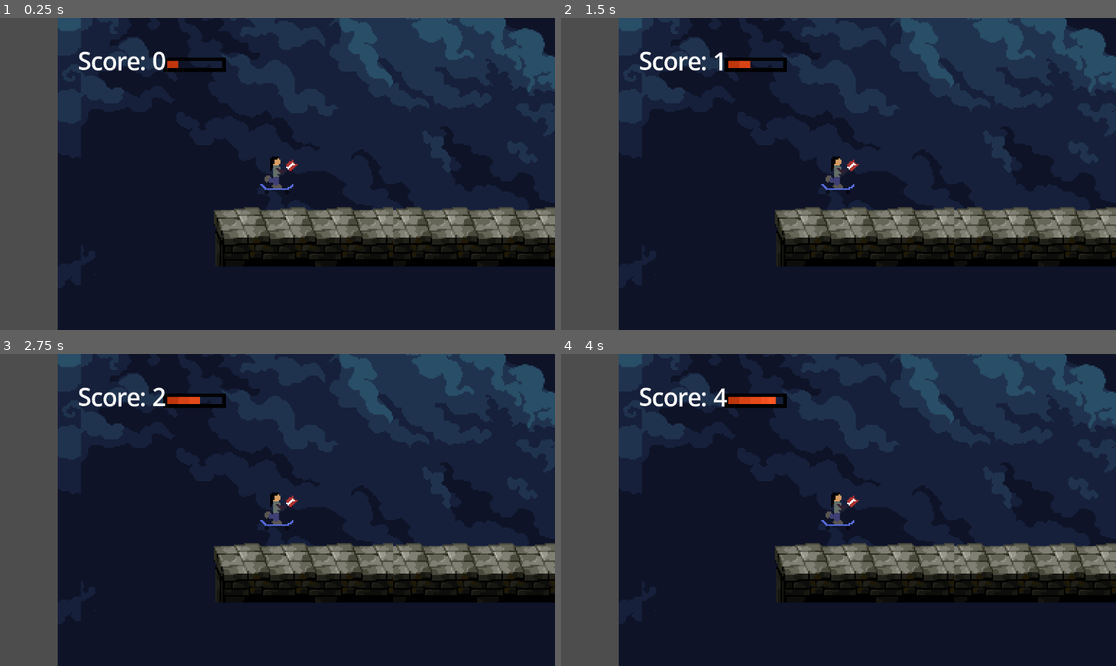
Above: before the commit, frames 1-4 (two rows, left to right).
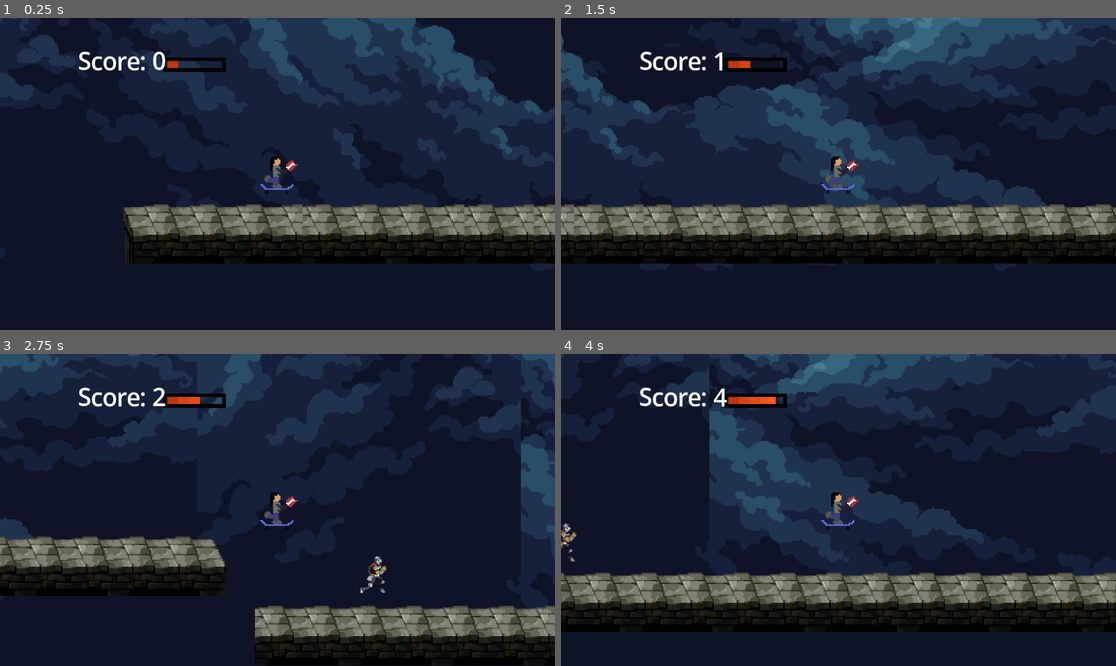
Above: after the commit, the same moments.

Repository: DarkgreenStripes/skateSlash
Game: Godot game, scene res://scenes/main.tscn
The game is run twice, just before and just after one commit, with the same random seed, the same clock (stepped at 60 frames per second) and the same inputs.
Inputs:
- Up to frame 1 (0.25 s): no input
- Up to frame 2 (1.5 s): tap F (Activate_flow) at 0.6, 1.35 s; tap Space (jump) at 0.77 s
- Up to frame 3 (2.75 s): tap Space (jump) at 1.52 s; tap F (Activate_flow) at 2.1 s
- Up to frame 4 (4 s): tap F (Activate_flow) at 2.85, 3.6 s; tap Space (jump) at 3.02, 3.77 s

The runs differ from the first frame. In frame 1, 27% of the frame differs, in the area x 0-100%, y 0-100%; in frame 2, 35%; in frame 3, 42%; in frame 4, 44%.

Commit message:
added mob and into player damage when hit

Diff:
--- /dev/null
+++ b/assets/scripts/mob.gd
@@ -0,0 +1,19 @@
+extends RigidBody2D
+
+var damage_taken_m:= 0
+var damage_dealt_m:= 10
+var health:= 100
+
+@onready var character = get_node("../player")
+
+# Called when the node enters the scene tree for the first time.
+func _ready() -> void:
+	$AnimatedSprite2D.play("run")
+
+# Called every frame. 'delta' is the elapsed time since the previous frame.
+func _process(delta: float) -> void:
+	pass
+
+
+func _on_visible_on_screen_notifier_2d_screen_exited() -> void:
+	queue_free()
--- a/assets/scripts/player.gd
+++ b/assets/scripts/player.gd
@@ -1,8 +1,19 @@
 extends CharacterBody2D
+signal hit
 
 
+@export var health_p:= 100
+@export var damage_dealt_p:= 50
 var SPEED = 250.0
 var JUMP_VELOCITY = -200.0
+
+@onready var mob = get_node("../mob")
+@onready var damage_taken_p = mob.damage_dealt_m
+
+var screen_size
+
+func _ready() -> void:
+	screen_size = get_viewport_rect().size
 
 
 func _physics_process(delta: float) -> void:
@@ -18,3 +29,11 @@
 	velocity.x = SPEED
 
 	move_and_slide()
+
+
+func _on_area_2d_body_entered(body: Node2D) -> void:
+	health_p -= damage_taken_p
+	print(health_p)
+	hit.emit()
+	# disables collision
+	$Area2D/body.set_deferred("disabled", true)
--- a/scenes/enemy.tscn
+++ /dev/null
@@ -1,86 +0,0 @@
-[gd_scene format=3 uid="uid://dstojax6egb6b"]
-
-[ext_resource type="Texture2D" uid="uid://crxhhi4n233cy" path="res://assets/sprites/FreeKnight_v1/Colour2/NoOutline/120x80_PNGSheets/_Run.png" id="1_7p1mj"]
-
-[sub_resource type="AtlasTexture" id="AtlasTexture_md0e3"]
-atlas = ExtResource("1_7p1mj")
-region = Rect2(0, 0, 120, 80)
-
-[sub_resource type="AtlasTexture" id="AtlasTexture_4ra3w"]
-atlas = ExtResource("1_7p1mj")
-region = Rect2(120, 0, 120, 80)
-
-[sub_resource type="AtlasTexture" id="AtlasTexture_5uy6h"]
-atlas = ExtResource("1_7p1mj")
-region = Rect2(240, 0, 120, 80)
-
-[sub_resource type="AtlasTexture" id="AtlasTexture_c4w8v"]
-atlas = ExtResource("1_7p1mj")
-region = Rect2(360, 0, 120, 80)
-
-[sub_resource type="AtlasTexture" id="AtlasTexture_xwavj"]
-atlas = ExtResource("1_7p1mj")
-region = Rect2(480, 0, 120, 80)
-
-[sub_resource type="AtlasTexture" id="AtlasTexture_nenq2"]
-atlas = ExtResource("1_7p1mj")
-region = Rect2(600, 0, 120, 80)
-
-[sub_resource type="AtlasTexture" id="AtlasTexture_md484"]
-atlas = ExtResource("1_7p1mj")
-region = Rect2(720, 0, 120, 80)
-
-[sub_resource type="AtlasTexture" id="AtlasTexture_ipns3"]
-atlas = ExtResource("1_7p1mj")
-region = Rect2(840, 0, 120, 80)
-
-[sub_resource type="AtlasTexture" id="AtlasTexture_8qclf"]
-atlas = ExtResource("1_7p1mj")
-region = Rect2(960, 0, 120, 80)
-
-[sub_resource type="AtlasTexture" id="AtlasTexture_w8i8w"]
-atlas = ExtResource("1_7p1mj")
-region = Rect2(1080, 0, 120, 80)
-
-[sub_resource type="SpriteFrames" id="SpriteFrames_otmr2"]
-animations = [{
-"frames": [{
-"duration": 1.0,
-"texture": SubResource("AtlasTexture_md0e3")
-}, {
-"duration": 1.0,
-"texture": SubResource("AtlasTexture_4ra3w")
-}, {
-"duration": 1.0,
-"texture": SubResource("AtlasTexture_5uy6h")
-}, {
-"duration": 1.0,
-"texture": SubResource("AtlasTexture_c4w8v")
-}, {
-"duration": 1.0,
-"texture": SubResource("AtlasTexture_xwavj")
-}, {
-"duration": 1.0,
-"texture": SubResource("AtlasTexture_nenq2")
-}, {
-"duration": 1.0,
-"texture": SubResource("AtlasTexture_md484")
-}, {
-"duration": 1.0,
-"texture": SubResource("AtlasTexture_ipns3")
-}, {
-"duration": 1.0,
-"texture": SubResource("AtlasTexture_8qclf")
-}, {
-"duration": 1.0,
-"texture": SubResource("AtlasTexture_w8i8w")
-}],
-"loop": true,
-"name": &"default",
-"speed": 9.0
-}]
-
-[node name="enemy" type="AnimatedSprite2D" unique_id=2086818297]
-sprite_frames = SubResource("SpriteFrames_otmr2")
-frame = 9
-frame_progress = 0.36709177
--- a/scenes/main.tscn
+++ b/scenes/main.tscn
@@ -6,6 +6,7 @@
 [ext_resource type="Texture2D" uid="uid://5t56ypeguo3w" path="res://assets/tilemap/Final/Final/Tiles.png" id="3_sugp2"]
 [ext_resource type="PackedScene" uid="uid://swly8brnb8xc" path="res://scenes/flow_meter.tscn" id="3_tefeu"]
 [ext_resource type="Texture2D" uid="uid://c11adn37yd7ae" path="res://assets/tilemap/Final/Final/Background_0.png" id="4_jyhfs"]
+[ext_resource type="PackedScene" uid="uid://uxml5hcb8lkd" path="res://scenes/mob.tscn" id="5_o6xl0"]
 
 [sub_resource type="TileSetAtlasSource" id="TileSetAtlasSource_jyhfs"]
 texture = ExtResource("3_sugp2")
@@ -470,7 +471,7 @@
 [node name="Camera2D" type="Camera2D" parent="player" unique_id=2144186297]
 zoom = Vector2(3, 3)
 
-[node name="AnimatedSprite2D" parent="player/Camera2D" unique_id=2134586988 instance=ExtResource("3_tefeu")]
+[node name="flow_meter" parent="player/Camera2D" unique_id=2134586988 instance=ExtResource("3_tefeu")]
 position = Vector2(-39.499992, -77)
 scale = Vector2(2.548387, 2.5)
 
@@ -490,3 +491,6 @@
 [node name="TileMapLayer2" type="TileMapLayer" parent="." unique_id=1887547294]
 tile_map_data = PackedByteArray("AAAYAPf/AAAAAAAAAAAZAPn/AAAAAAAAAAAWAPr/AAAAAAAAAAAVAPr/AAAAAAAAAAAdAPv/AAAAAAAAAAAiAP …(816 unchanged characters)…
 tile_set = SubResource("TileSet_tefeu")
+
+[node name="mob" parent="." unique_id=1621973403 instance=ExtResource("5_o6xl0")]
+position = Vector2(756, 18)
--- /dev/null
+++ b/scenes/mob.tscn
@@ -0,0 +1,105 @@
+[gd_scene format=3 uid="uid://uxml5hcb8lkd"]
+
+[ext_resource type="Texture2D" uid="uid://crxhhi4n233cy" path="res://assets/sprites/FreeKnight_v1/Colour2/NoOutline/120x80_PNGSheets/_Run.png" id="1_4are2"]
+[ext_resource type="Script" uid="uid://dfbij12l0bmff" path="res://assets/scripts/mob.gd" id="1_bsing"]
+
+[sub_resource type="CircleShape2D" id="CircleShape2D_d4cuo"]
+
+[sub_resource type="AtlasTexture" id="AtlasTexture_71rcx"]
+atlas = ExtResource("1_4are2")
+region = Rect2(0, 40, 120, 40)
+
+[sub_resource type="AtlasTexture" id="AtlasTexture_xsfyf"]
+atlas = ExtResource("1_4are2")
+region = Rect2(120, 40, 120, 40)
+
+[sub_resource type="AtlasTexture" id="AtlasTexture_h8ps3"]
+atlas = ExtResource("1_4are2")
+region = Rect2(240, 40, 120, 40)
+
+[sub_resource type="AtlasTexture" id="AtlasTexture_ebxvl"]
+atlas = ExtResource("1_4are2")
+region = Rect2(360, 40, 120, 40)
+
+[sub_resource type="AtlasTexture" id="AtlasTexture_wpivu"]
+atlas = ExtResource("1_4are2")
+region = Rect2(480, 40, 120, 40)
+
+[sub_resource type="AtlasTexture" id="AtlasTexture_nao87"]
+atlas = ExtResource("1_4are2")
+region = Rect2(600, 40, 120, 40)
+
+[sub_resource type="AtlasTexture" id="AtlasTexture_i71wu"]
+atlas = ExtResource("1_4are2")
+region = Rect2(720, 40, 120, 40)
+
+[sub_resource type="AtlasTexture" id="AtlasTexture_m0xve"]
+atlas = ExtResource("1_4are2")
+region = Rect2(840, 40, 120, 40)
+
+[sub_resource type="AtlasTexture" id="AtlasTexture_m0elm"]
+atlas = ExtResource("1_4are2")
+region = Rect2(960, 40, 120, 40)
+
+[sub_resource type="AtlasTexture" id="AtlasTexture_fla60"]
+atlas = ExtResource("1_4are2")
+region = Rect2(1080, 40, 120, 40)
+
+[sub_resource type="SpriteFrames" id="SpriteFrames_805hl"]
+animations = [{
+"frames": [{
+"duration": 1.0,
+"texture": SubResource("AtlasTexture_71rcx")
+}, {
+"duration": 1.0,
+"texture": SubResource("AtlasTexture_xsfyf")
+}, {
+"duration": 1.0,
+"texture": SubResource("AtlasTexture_h8ps3")
+}, {
+"duration": 1.0,
+"texture": SubResource("AtlasTexture_ebxvl")
+}, {
+"duration": 1.0,
+"texture": SubResource("AtlasTexture_wpivu")
+}, {
+"duration": 1.0,
+"texture": SubResource("AtlasTexture_nao87")
+}, {
+"duration": 1.0,
+"texture": SubResource("AtlasTexture_i71wu")
+}, {
+"duration": 1.0,
+"texture": SubResource("AtlasTexture_m0xve")
+}, {
+"duration": 1.0,
+"texture": SubResource("AtlasTexture_m0elm")
+}, {
+"duration": 1.0,
+"texture": SubResource("AtlasTexture_fla60")
+}],
+"loop": true,
+"name": &"run",
+"speed": 9.0
+}]
+
+[node name="mob" type="RigidBody2D" unique_id=1621973403]
+collision_mask = 0
+gravity_scale = 0.0
+script = ExtResource("1_bsing")
+
+[node name="CollisionShape2D" type="CollisionShape2D" parent="." unique_id=851265823]
+visible = false
+shape = SubResource("CircleShape2D_d4cuo")
+
+[node name="AnimatedSprite2D" type="AnimatedSprite2D" parent="." unique_id=899339664]
+position = Vector2(1, 0)
+scale = Vector2(0.75, 0.75)
+sprite_frames = SubResource("SpriteFrames_805hl")
+animation = &"run"
+
+[node name="VisibleOnScreenNotifier2D" type="VisibleOnScreenNotifier2D" parent="." unique_id=2052518113]
+visible = false
+rect = Rect2(-16, -18, 27, 38)
+
+[connection signal="screen_exited" from="VisibleOnScreenNotifier2D" to="." method="_on_visible_on_screen_notifier_2d_screen_exited"]
--- a/scenes/player.tscn
+++ b/scenes/player.tscn
@@ -1,11 +1,7 @@
 [gd_scene format=3 uid="uid://b1b2c0obidwye"]
 
-[ext_resource type="Script" uid="uid://djv6tvfcer5r0" path="res://scenes/player.gd" id="1_g2els"]
+[ext_resource type="Script" uid="uid://dxabkti5nfnpa" path="res://assets/scripts/player.gd" id="1_g2els"]
 [ext_resource type="Texture2D" uid="uid://ct0bhwr4l6ym" path="res://assets/sprites/test/walk-0001.png" id="2_g2els"]
-
-[sub_resource type="CapsuleShape2D" id="CapsuleShape2D_g2els"]
-radius = 4.0
-height = 16.0
 
 [sub_resource type="RectangleShape2D" id="RectangleShape2D_qhqgy"]
 size = Vector2(7, 6)
@@ -13,21 +9,32 @@
 [sub_resource type="RectangleShape2D" id="RectangleShape2D_dqkch"]
 size = Vector2(22, 5)
 
+[sub_resource type="CapsuleShape2D" id="CapsuleShape2D_g2els"]
+radius = 4.0
+height = 16.0
+
 [node name="player" type="CharacterBody2D" unique_id=1527458513]
 script = ExtResource("1_g2els")
-
-[node name="body" type="CollisionShape2D" parent="." unique_id=1488952968]
-position = Vector2(-1, 0)
-shape = SubResource("CapsuleShape2D_g2els")
 
 [node name="Sprite2D" type="Sprite2D" parent="." unique_id=1682760418]
 texture = ExtResource("2_g2els")
 flip_h = true
 
 [node name="guitar" type="CollisionShape2D" parent="." unique_id=1084609004]
+visible = false
 position = Vector2(9.5, -6)
 shape = SubResource("RectangleShape2D_qhqgy")
 
 [node name="skate" type="CollisionShape2D" parent="." unique_id=1959510567]
+visible = false
 position = Vector2(0, 11.5)
 shape = SubResource("RectangleShape2D_dqkch")
+
+[node name="Area2D" type="Area2D" parent="." unique_id=1847519713]
+visible = false
+
+[node name="body" type="CollisionShape2D" parent="Area2D" unique_id=1488952968]
+position = Vector2(-1, 0)
+shape = SubResource("CapsuleShape2D_g2els")
+
+[connection signal="body_entered" from="Area2D" to="." method="_on_area_2d_body_entered"]
Not shown, added: assets/scripts/mob.gd.uid
